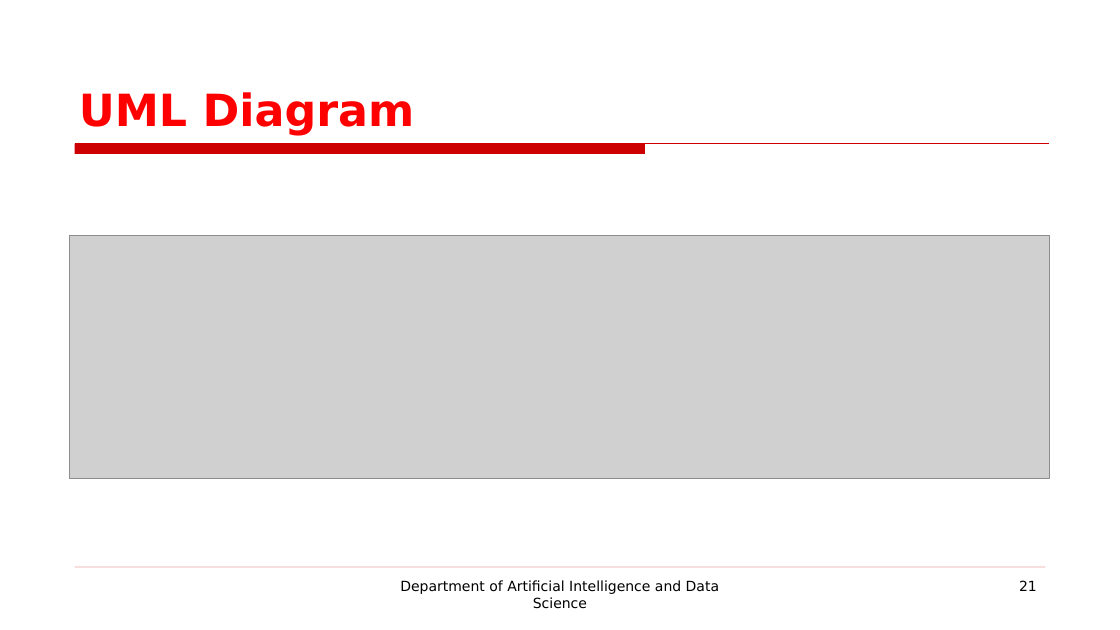
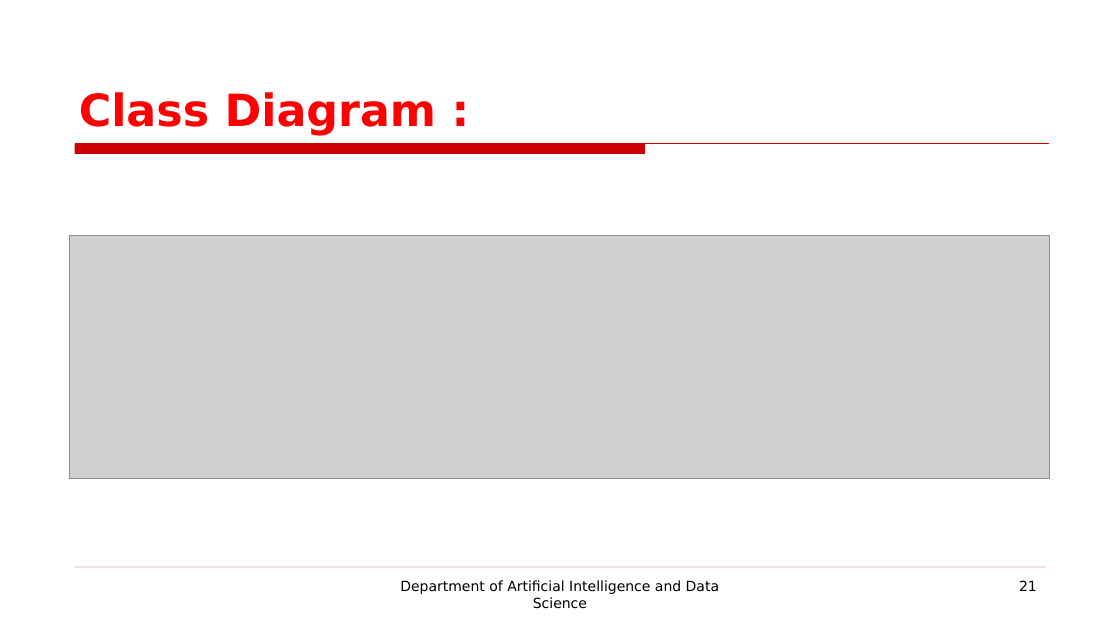
Before and after one commit to prasannak17/221801037_AD19541_SE, a slide deck: slide 21 of SE LAB EXAM PPT.pptx. Drawn at 1120x630 pixels with LibreOffice and Linux fonts; fonts in the diff are those of the drawing; grey boxes stand for pictures; background and template pictures are left out. Boxes give left, top, right and bottom in pixels: in the first picture for what was removed or moved away, otherwise in the second. Text is boxed around its words. In the diff, an @@ line names an element or a change of style, - is before the commit and + after.

```diff
--- a/SE LAB EXAM PPT.pptx
+++ b/SE LAB EXAM PPT.pptx
@@ title at box(79, 92, 437, 136): text changed @@
-UML Diagram
+Class Diagram :
```
Also in this commit, not shown: 16 other slides changed.
